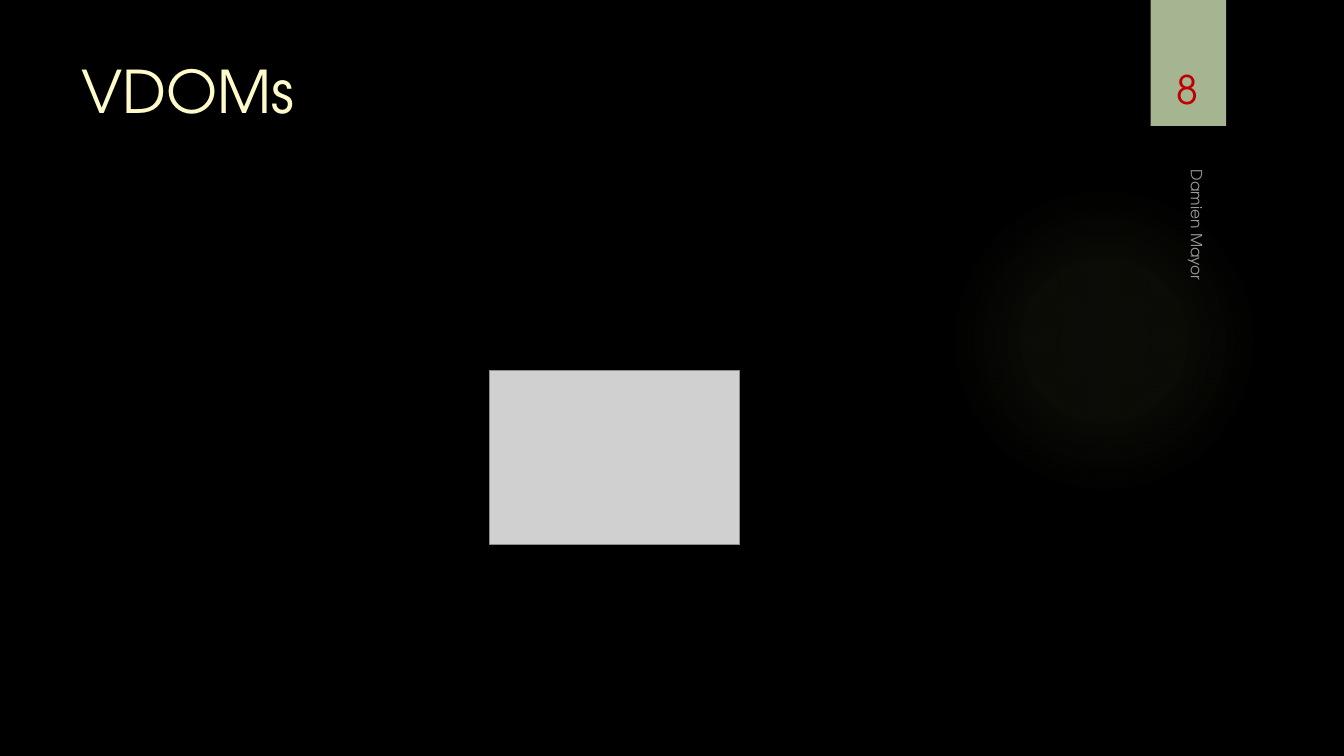
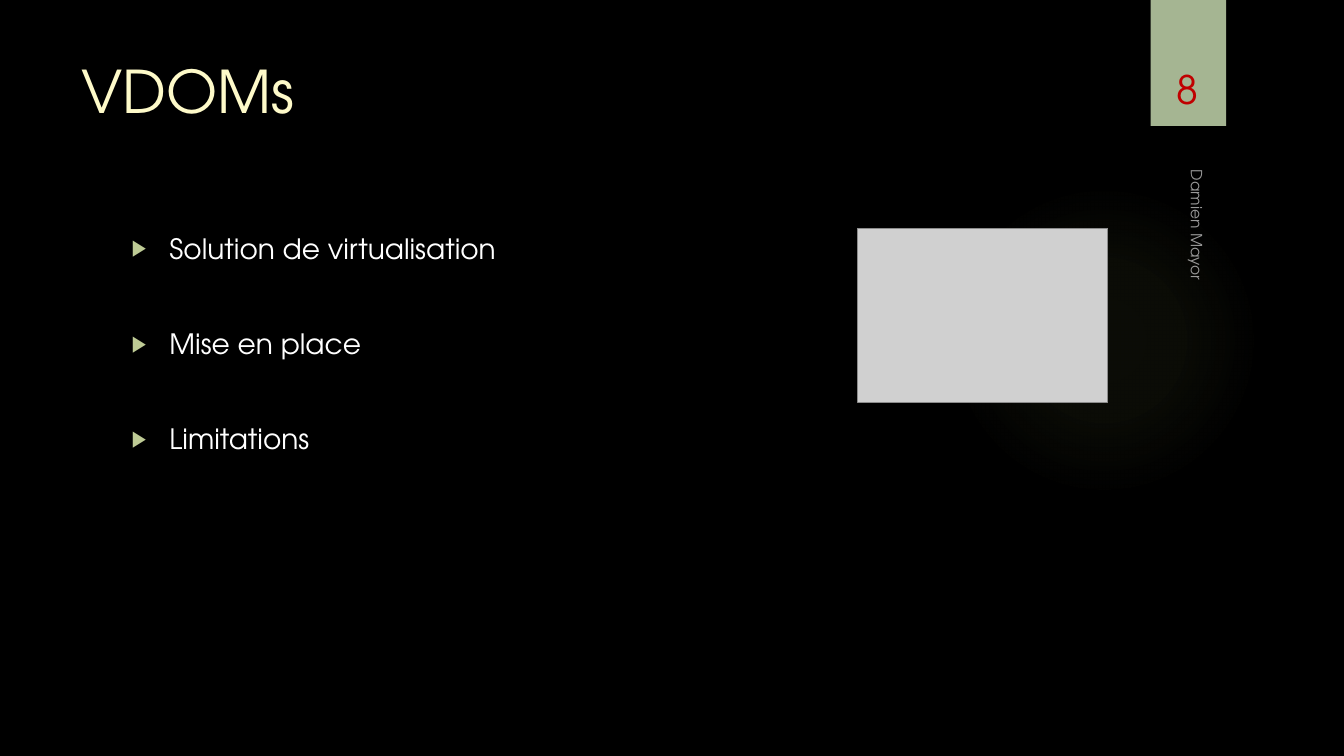
Before and after one commit to damienmayor/TPI, a slide deck: slide 8 of Présentation/Présentation TPI DMA.pptx. Drawn at 1344x756 pixels with LibreOffice and Linux fonts; fonts in the diff are those of the drawing; grey boxes stand for pictures; background and template pictures are left out. Boxes give left, top, right and bottom in pixels: in the first picture for what was removed or moved away, otherwise in the second. Text is boxed around its words. In the diff, an @@ line names an element or a change of style, - is before the commit and + after.

```diff
--- a/Présentation/Présentation TPI DMA.pptx
+++ b/Présentation/Présentation TPI DMA.pptx
@@ text added at box(169, 238, 496, 450), 20 pt, text #FFFFFF @@
+▶ Solution de virtualisation
+▶ Mise en place
+▶ Limitations
@@ picture: place and size @@
-picture at box(490, 370, 740, 544)
+picture at box(858, 228, 1108, 402)
```
Also in this commit, not shown: 3 other slides changed, 1 other file.
